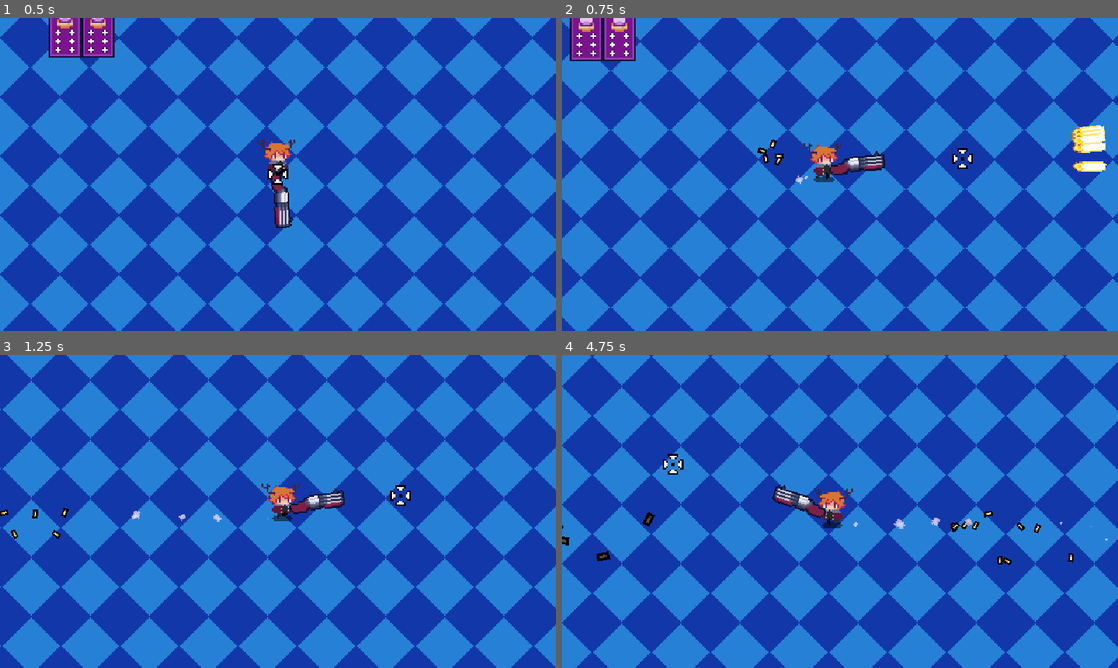
Above: before the commit, frames 1-4 (two rows, left to right).
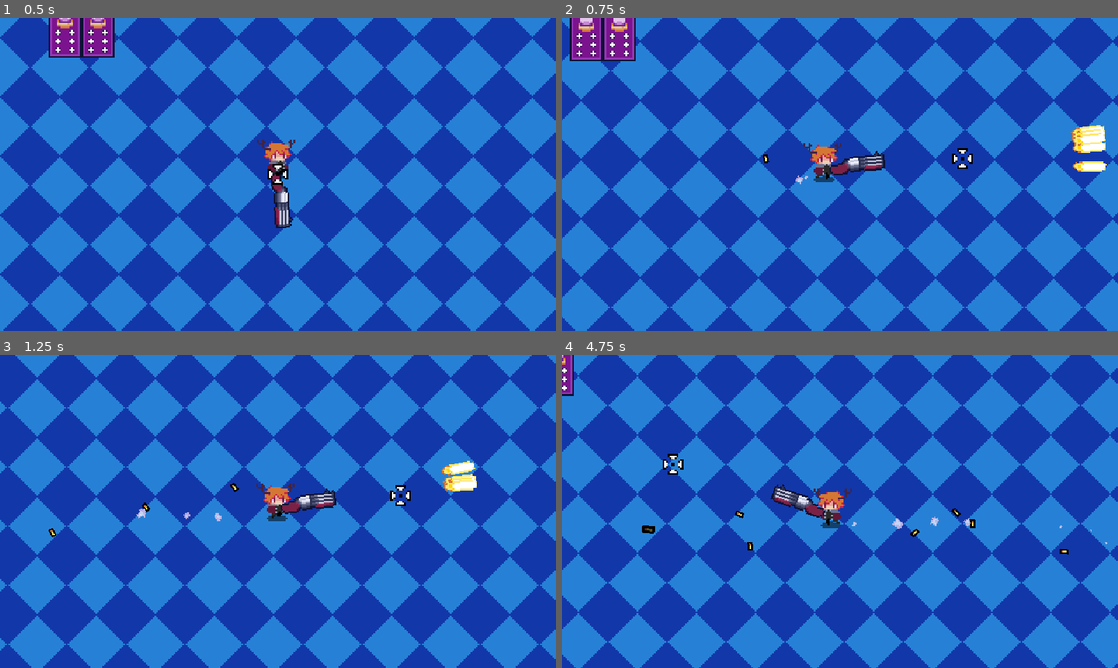
Above: after the commit, the same moments.

Repository: gisotra/protoroguelike
Game: Godot game, scene res://scenes/levels/sandbox.tscn
Same seed, same stepped clock (60 frames per second), same inputs: the game is played once before the commit and once after it.
Inputs (mouse positions are in pixels of both pictures, inside the frame that each line leads up to):
- Up to frame 1 (0.5 s): no input
- Up to frame 2 (0.75 s): move the mouse to (962, 158) at 0.52 s; press the mouse at (962, 158) at 0.53 s; hold D (move_right) from 0.53 s (still down)
- Up to frame 3 (1.25 s): keep holding D (move_right)
- Up to frame 4 (4.75 s): move the mouse to (728, 527) at 1.27 s; release D (move_right) at 1.28 s; release the mouse at (728, 527) at 1.28 s; hold S (move_down) 1.28-2.03 s; click (728, 527) at 1.35 s; move the mouse to (895, 442) at 2.02 s; press the mouse at (895, 442) at 2.03 s; hold D (move_right) 2.03-2.78 s; move the mouse to (812, 574) at 2.77 s; release the mouse at (812, 574) at 2.78 s; hold W (move_up) 2.78-3.53 s; click (812, 574) at 2.85 s; move the mouse to (1006, 558) at 3.52 s; press the mouse at (1006, 558) at 3.53 s; hold A (move_left) from 3.53 s (still down); move the mouse to (673, 464) at 4.27 s; release the mouse at (673, 464) at 4.28 s; click (673, 464) at 4.35 s

Frame 1 is identical in both runs. In frame 2, 0.1% of the frame differs, in the area x 35-40%, y 38-48%; in frame 3, 19%; in frame 4, 46%, in the area x 0-100%, y 0-100%.

Commit message:
attempt to make a cinematic camera

Diff:
--- a/project.godot
+++ b/project.godot
@@ -24,9 +24,9 @@
 window/size/viewport_width=640
 window/size/viewport_height=360
 window/size/resizable=false
-window/size/window_width_override=1280
-window/size/window_height_override=720
-window/stretch/mode="viewport"
+window/size/window_width_override=1920
+window/size/window_height_override=1080
+window/stretch/mode="canvas_items"
 window/stretch/aspect="expand"
 window/stretch/scale_mode="integer"
 
--- a/resources/weapons/TripleShotgun.tres
+++ b/resources/weapons/TripleShotgun.tres
@@ -63,14 +63,13 @@
 [resource]
 script = ExtResource("2_m5b33")
 weapon_name = "Triple Shotgun"
-fire_rate = 0.05
+fire_rate = 0.25
 bullet_spread = 5.0
 bullets_per_shot = 5
-gun_type = 1
 shake_intensity = 3.0
 recoil = 8.5
 player_knockback = 40.0
-shell_amount = 5
+shell_amount = 1
 ejection_speed = 1.0
 life_time = 4.0
 gun_texture = SubResource("AtlasTexture_vkq25")
--- /dev/null
+++ b/scenes/levels/cinematic_area.gd
@@ -0,0 +1,9 @@
+extends Area2D
+
+@export var camera: Node2D
+@export var marker: Node2D
+
+
+func _on_body_entered(body: Node2D) -> void:
+	if body is Player:
+		camera.position = lerp(camera.position, marker.position, 0.7)
--- a/scenes/levels/lobby_room.tscn
+++ b/scenes/levels/lobby_room.tscn
@@ -6,6 +6,7 @@
 [ext_resource type="PackedScene" uid="uid://ctl5ov2xsk68e" path="res://scenes/player/player.tscn" id="2_cq85v"]
 [ext_resource type="PackedScene" uid="uid://bbwh752ccvdj2" path="res://scenes/camera/camera.tscn" id="3_e5vng"]
 [ext_resource type="Texture2D" uid="uid://c0tdowp71tidy" path="res://assets/scenary/objects/gates/gate.png" id="6_capf1"]
+[ext_resource type="Script" uid="uid://fxd2qv6cevdu" path="res://scenes/levels/cinematic_area.gd" id="7_6jy5w"]
 
 [sub_resource type="AtlasTexture" id="AtlasTexture_6jy5w"]
 atlas = ExtResource("6_capf1")
@@ -24,6 +25,9 @@
 
 [sub_resource type="RectangleShape2D" id="RectangleShape2D_dxdr2"]
 size = Vector2(36, 20)
+
+[sub_resource type="RectangleShape2D" id="RectangleShape2D_sbk1y"]
+size = Vector2(640.25, 95)
 
 [sub_resource type="Environment" id="Environment_capf1"]
 background_mode = 3
@@ -55,14 +59,14 @@
 position = Vector2(91, 110)
 
 [node name="camera" parent="scenary/instances" node_paths=PackedStringArray("player") instance=ExtResource("3_e5vng")]
-limit_left = -320
-limit_top = -281
-limit_right = 320
-limit_bottom = 281
+limit_left = -319
+limit_top = -283
+limit_right = 321
+limit_bottom = 279
 player = NodePath("../player")
 
 [node name="Gate" parent="scenary" instance=ExtResource("1_5wg5b")]
-position = Vector2(0, -112)
+position = Vector2(0, -78)
 collision_mask = 2
 LocationDestiny = "res://scenes/levels/sandbox.tscn"
 SpriteAnimation = SubResource("SpriteFrames_5wg5b")
@@ -75,7 +79,22 @@
 position = Vector2(0, 22)
 shape = SubResource("RectangleShape2D_dxdr2")
 
+[node name="cinematicArea" type="Area2D" parent="scenary" node_paths=PackedStringArray("camera", "marker")]
+collision_mask = 2
+script = ExtResource("7_6jy5w")
+camera = NodePath("../instances/camera")
+marker = NodePath("../../desired_camera_point")
+
+[node name="CollisionShape2D" type="CollisionShape2D" parent="scenary/cinematicArea"]
+position = Vector2(-0.125, -55.5)
+shape = SubResource("RectangleShape2D_sbk1y")
+
 [node name="WorldEnvironment" type="WorldEnvironment" parent="."]
 environment = SubResource("Environment_capf1")
 
+[node name="desired_camera_point" type="Marker2D" parent="."]
+position = Vector2(0, -150)
+
+[connection signal="body_entered" from="scenary/cinematicArea" to="scenary/cinematicArea" method="_on_body_entered"]
+
 [editable path="scenary/Gate"]
--- a/scripts/weapons/bullet_shell.gd
+++ b/scripts/weapons/bullet_shell.gd
@@ -23,9 +23,9 @@
 	if position.y >= new_point_floorY:
 		position.y = new_point_floorY
 
-		if linear_velocity.y > 0:
+		if linear_velocity.y > 0: #caindo
 			linear_velocity.y = -linear_velocity.y * 0.8
-			linear_velocity.x = linear_velocity.x * 0.8
+			linear_velocity.x = linear_velocity.x * 0.3
 
 		if abs(linear_velocity.y) < 2:
 			linear_velocity = Vector2.ZERO
Binary file changed: assets/scenary/sky_island_proto.aseprite
Binary file changed: assets/scenary/snow_layer.png
Not shown, added: scenes/levels/cinematic_area.gd.uid
Not shown: 1 places in scenes/levels/lobby_room.tscn that only renumber resources
